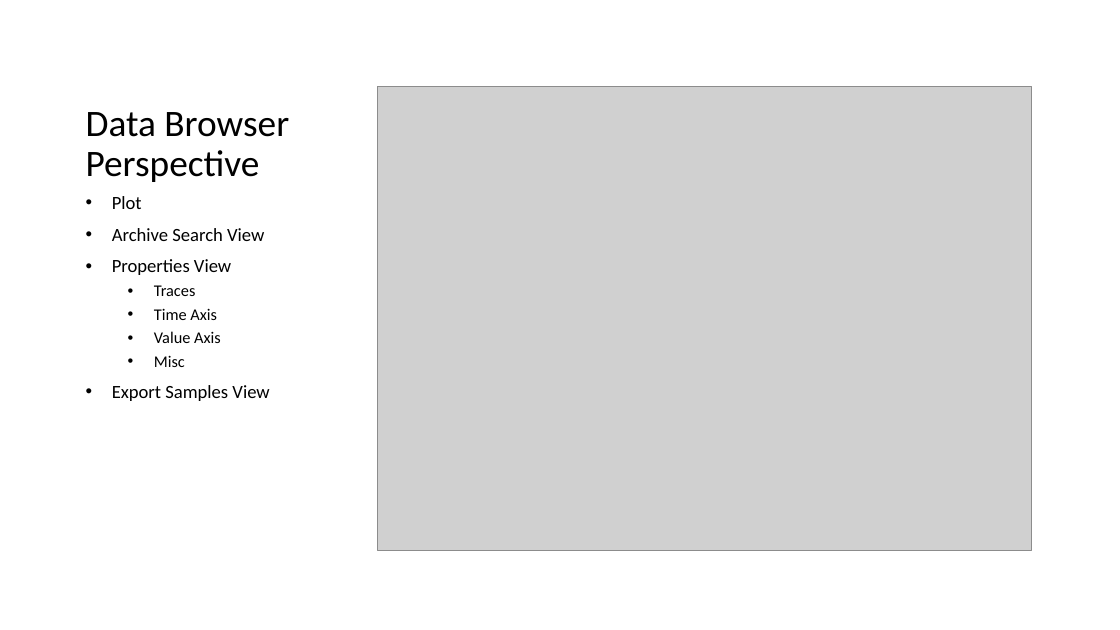
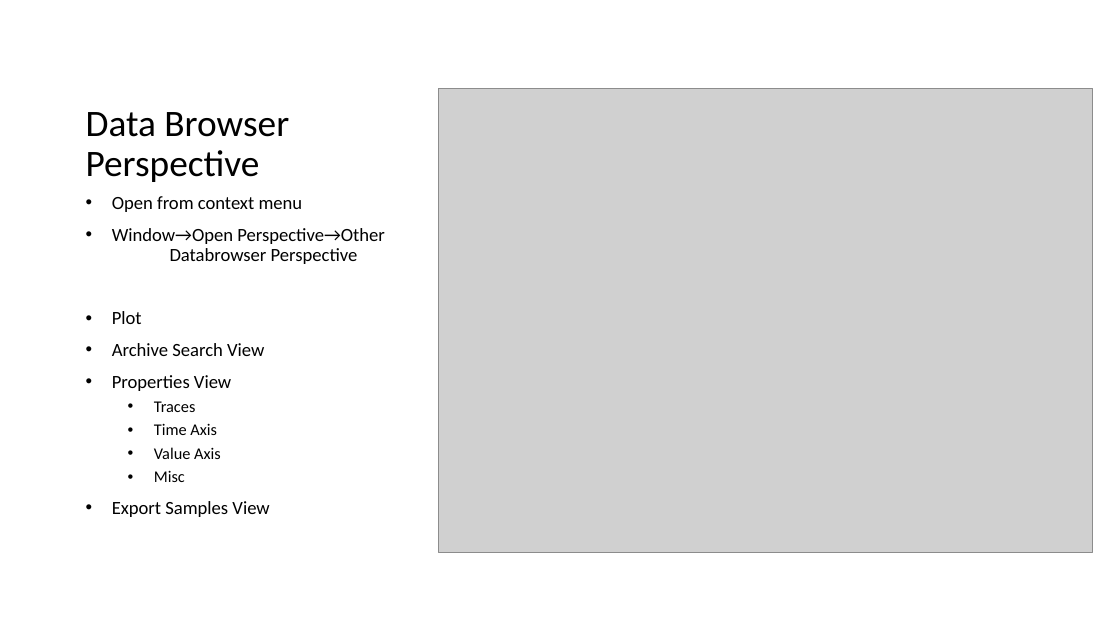
Before and after one commit to shroffk/cs-studio-training, a slide deck: slide 4 of presentations/2 CS-Studio - DataBrowser.pptx (slide 5 before the commit). Drawn at 1120x630 pixels with LibreOffice and Linux fonts; fonts in the diff are those of the drawing; grey boxes stand for pictures; background and template pictures are left out. Boxes give left, top, right and bottom in pixels: in the first picture for what was removed or moved away, otherwise in the second. Text is boxed around its words. In the diff, an @@ line names an element or a change of style, - is before the commit and + after.

Commit message:
Adding instructions on opening perspective

```diff
--- a/presentations/2 CS-Studio - DataBrowser.pptx
+++ b/presentations/2 CS-Studio - DataBrowser.pptx
@@ picture: place and size @@
-picture at (377,87,1032,550)
+picture at (439,88,1093,552)
@@ text at (112,196,385,264): paragraphs added @@
+• Open from context menu
+• Window→Open Perspective→Other
+  Databrowser Perspective
```
Also in this commit, not shown: 1 other slide changed, 1 other file.
